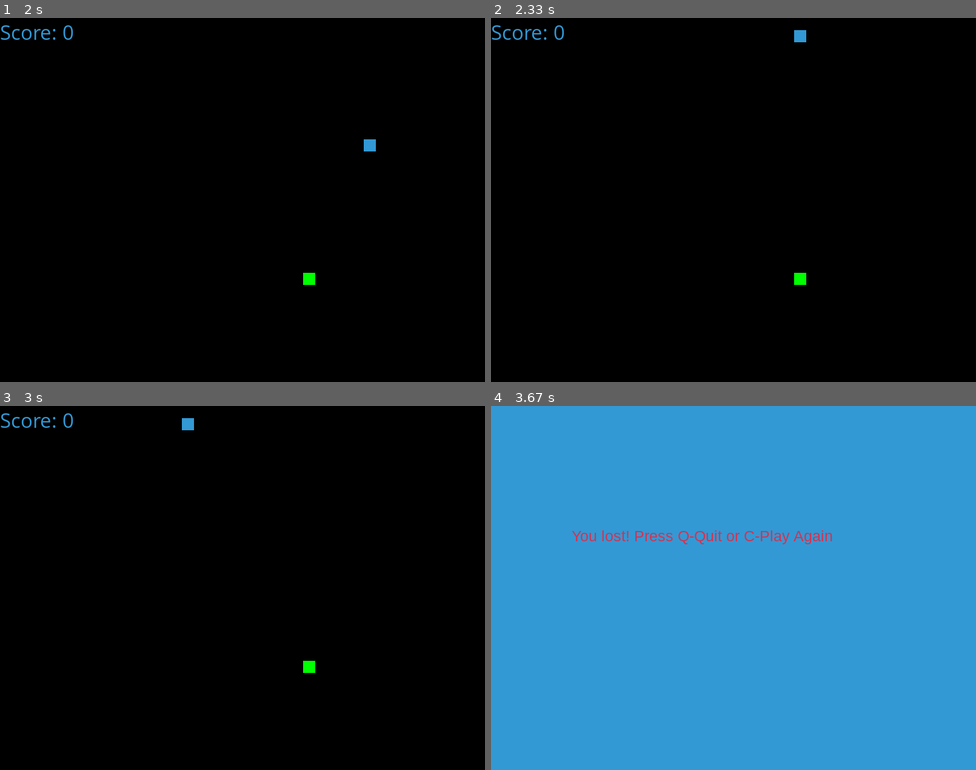
Above: before the commit, frames 1-4 (two rows, left to right).
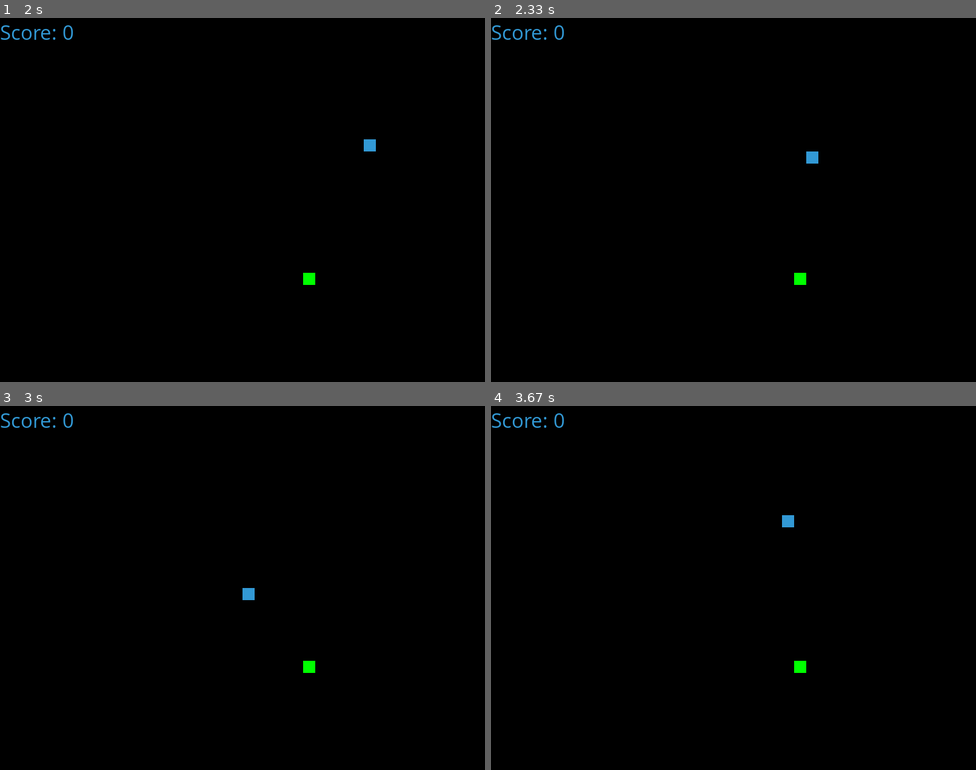
Above: after the commit, the same moments.

Repository: louis-sensai/sandbox-pygame
Game: pygame game, started from src/main.py
The game is run twice, just before and just after one commit, with the same random seed, the same clock (stepped at 60 frames per second) and the same inputs.
Inputs:
- Up to frame 1 (2 s): hold Right 0.33-0.8 s; hold Up 0.83-1.13 s; hold Right 1.17-1.63 s; hold Left from 1.67 s (still down)
- Up to frame 2 (2.33 s): release Left at 2.2 s; hold Down from 2.23 s (still down)
- Up to frame 3 (3 s): release Down at 2.53 s; hold Left 2.57-2.97 s
- Up to frame 4 (3.67 s): hold Up 3-3.37 s; hold Right from 3.4 s (still down)

Frame 1 is identical in both runs. In frame 2, 0.2% of the frame differs, in the area x 62-68%, y 3-40%; in frame 3, 0.2%; in frame 4, 100%, in the area x 0-100%, y 0-100%.

Commit message:
Fix K_DOWN key handling
Co-authored-by: Louis <336655023+louis-sensai@users.noreply.github.com>

Diff:
--- a/src/main.py
+++ b/src/main.py
@@ -76,7 +76,8 @@
                     y1_change = -BLOCK_SIZE
                     x1_change = 0
                 elif event.key == pygame.K_DOWN:
-                    y1, y1_change = BLOCK_SIZE, 0
+                    y1_change = BLOCK_SIZE
+                    x1_change = 0
 
         if x1 >= WIDTH or x1 < 0 or y1 >= HEIGHT or y1 < 0:
             game_close = True
